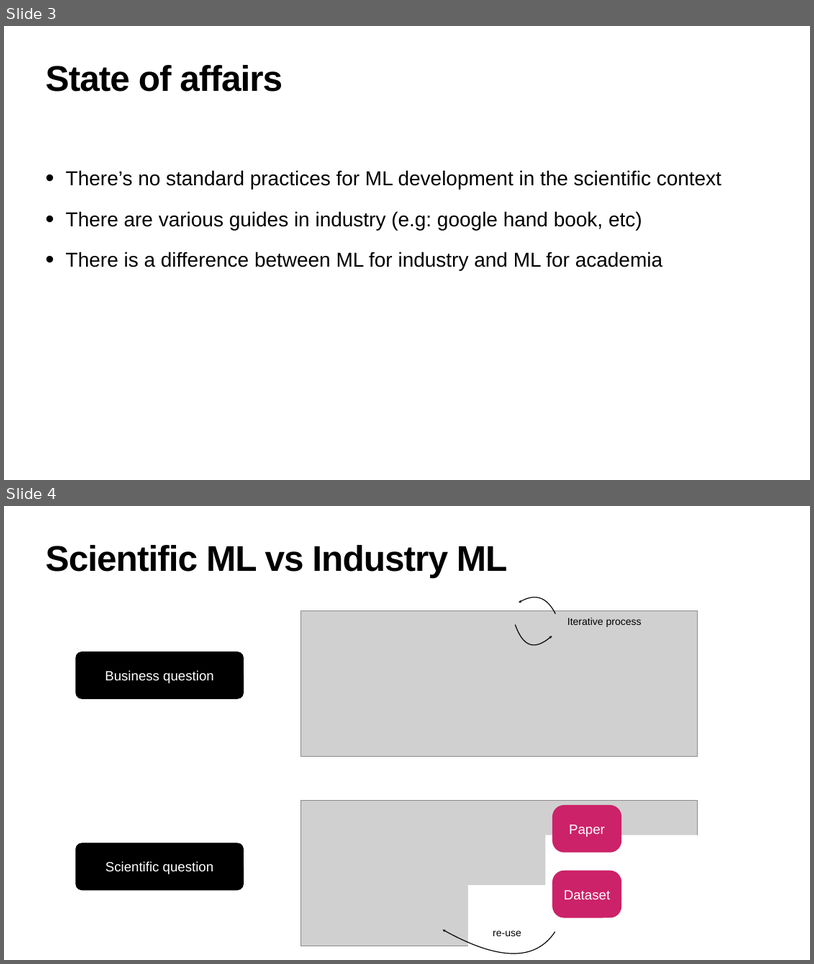
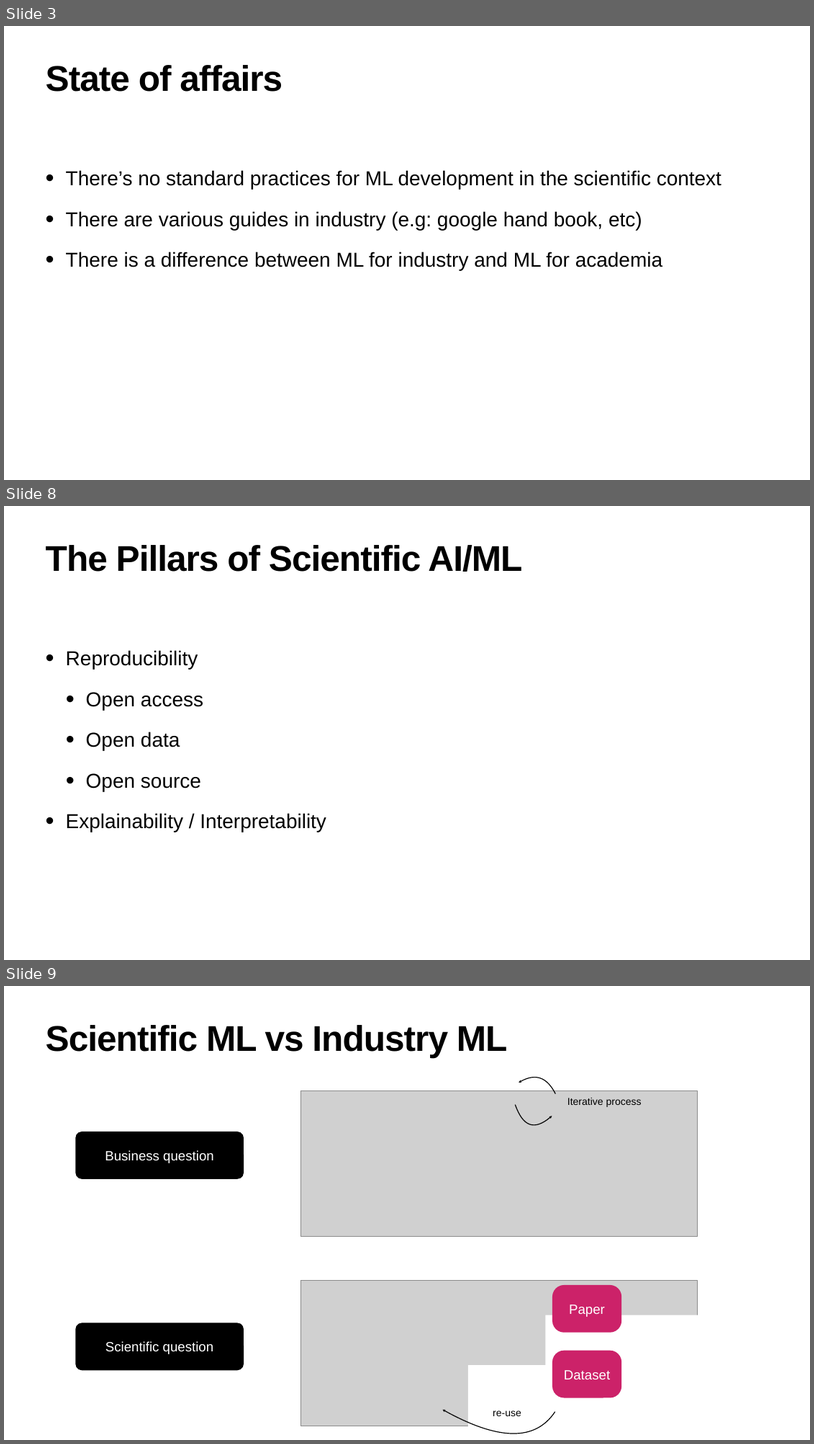
Before and after one commit to hanveiga/amld-2021-repML, a slide deck: slides/03_Reproducible_Scientific_ML.pptx. Shown one above the other, each under a label of ours: slides 3 and 4 before the commit, slides 3, 8 and 9 after it; the slides between them are not shown. The pictures are 814x964 and 814x1444 pixels, drawn with LibreOffice and Linux fonts; fonts in the diff are those of the drawing; grey boxes stand for pictures. Boxes give left, top, right and bottom in pixels: in the first picture for what was removed or moved away, otherwise in the second. Text is boxed around its words. In the diff, an @@ line names an element or a change of style, - is before the commit and + after.

```diff
--- a/slides/03_Reproducible_Scientific_ML.pptx
+++ b/slides/03_Reproducible_Scientific_ML.pptx
@@ slide 8 added at (4, 506, 810, 960), background #FFFFFF @@
@@ title added at (46, 545, 522, 572), 85 pt, text #000000, bold @@
+The Pillars of Scientific AI/ML
@@ text added at (66, 650, 327, 831), 48 pt, text #000000 @@
+• Reproducibility
+  • Open access
+  • Open data
+  • Open source
+• Explainability / Interpretability
@@ what was slide 4 is now slide 9 @@
```
Also in this commit, not shown: 5 slides changed, 7 other slides added.
